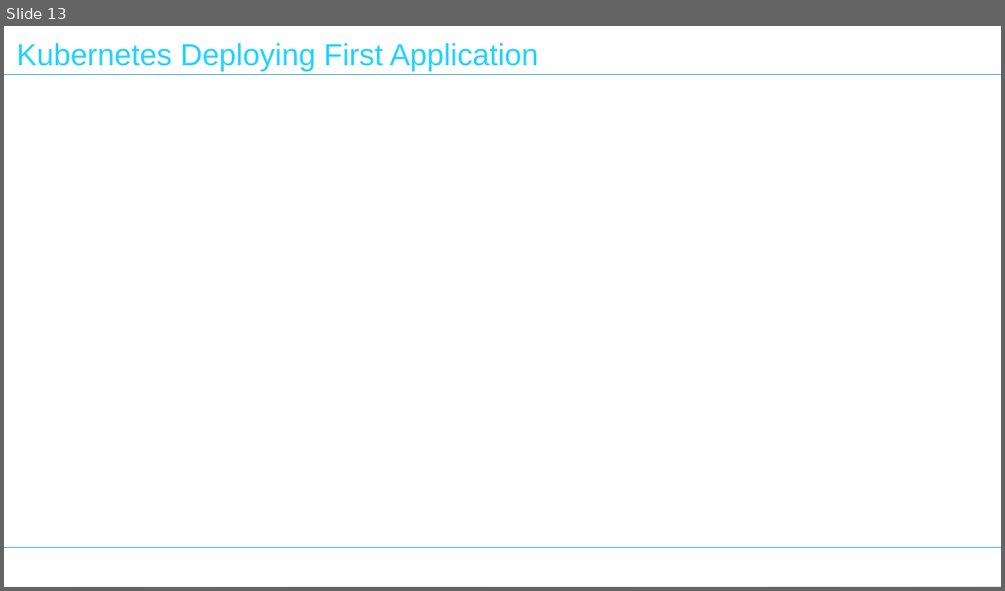
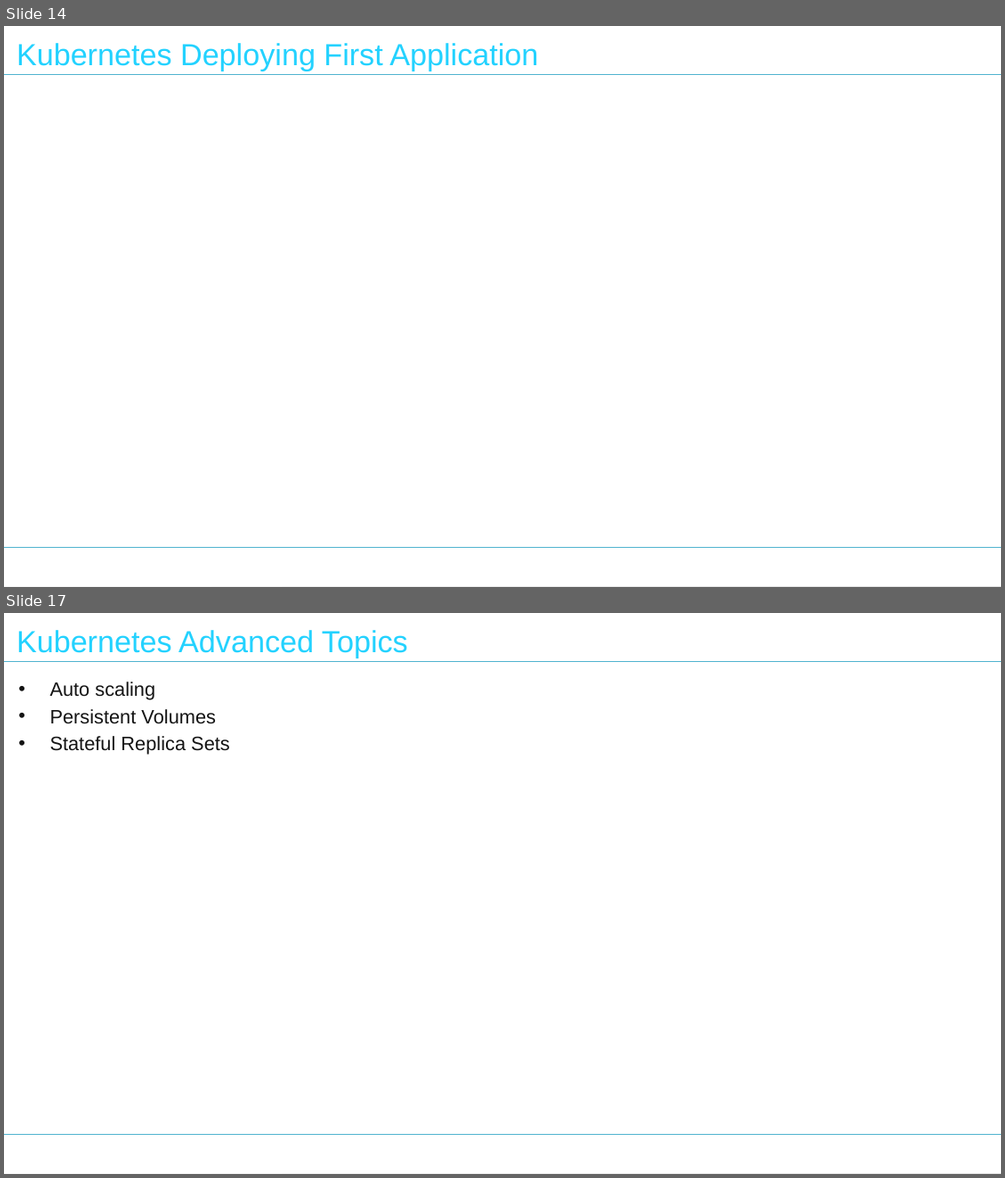
Before and after one commit to nilaybose/minikubedemo, a slide deck: Tech Talk - Kubernetes.pptx. Shown one above the other, each under a label of ours: slide 13 before the commit, slides 14 and 17 after it; the slides between them are not shown. The pictures are 1005x591 and 1005x1178 pixels, drawn with LibreOffice and Linux fonts; fonts in the diff are those of the drawing; background and template pictures are left out. Boxes give left, top, right and bottom in pixels: in the first picture for what was removed or moved away, otherwise in the second. Text is boxed around its words. In the diff, an @@ line names an element or a change of style, - is before the commit and + after.

```diff
--- a/Tech Talk - Kubernetes.pptx
+++ b/Tech Talk - Kubernetes.pptx
@@ slide 17 added at box(4, 613, 1001, 1174), background gradient #C4C4C4 to #C9C9C9 to #F2F2F2; not listed: 3 template elements that a slide beside it also shows @@
@@ title added at box(16, 630, 408, 657), 22 pt, text #23D2FF @@
+Kubernetes Advanced Topics
@@ text added at box(50, 682, 230, 755), 14 pt, text #141414 @@
+• Auto scaling
+• Persistent Volumes
+• Stateful Replica Sets
@@ what was slide 13 is now slide 14 @@
```
Also in this commit, not shown: 5 slides changed, 2 other slides added.
